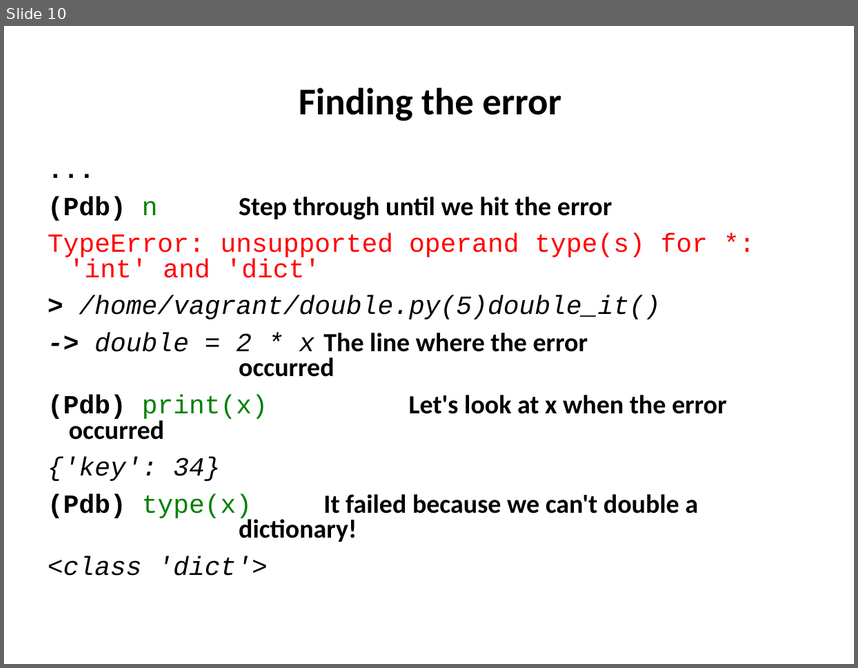
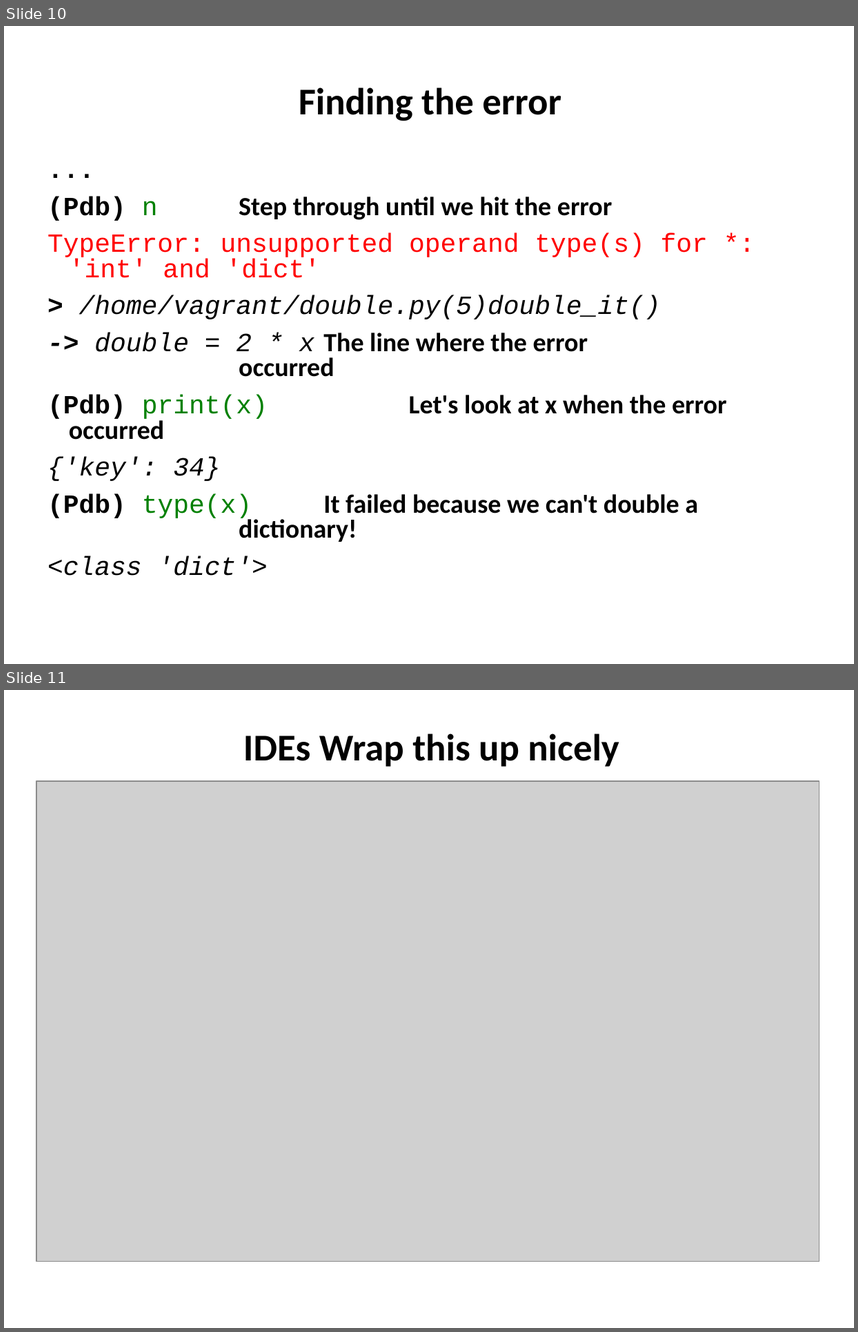
Before and after one commit to ncasuk/ncas-isc, a slide deck: python/presentations/learning_python/21_ceda-log-pdb.pptx. Shown one above the other, each under a label of ours: slide 10 before the commit, slides 10 and 11 after it. The pictures are 858x668 and 858x1332 pixels, drawn with LibreOffice and Linux fonts; fonts in the diff are those of the drawing; grey boxes stand for pictures; background and template pictures are left out. Boxes give left, top, right and bottom in pixels: in the first picture for what was removed or moved away, otherwise in the second. Text is boxed around its words. In the diff, an @@ line names an element or a change of style, - is before the commit and + after.

Commit message:
modified logging to use __name__ and added a short section about debugging with IDEs

```diff
--- a/python/presentations/learning_python/21_ceda-log-pdb.pptx
+++ b/python/presentations/learning_python/21_ceda-log-pdb.pptx
@@ slide 11 added at [4, 690, 854, 1328], background picture (left out) @@
@@ title added at [243, 733, 619, 767], 32 pt, text #000000, bold @@
+IDEs Wrap this up nicely
@@ picture added at [36, 781, 819, 1261] @@
```
Also in this commit, not shown: 2 slides changed, 3 other slides added, 1 other file.
